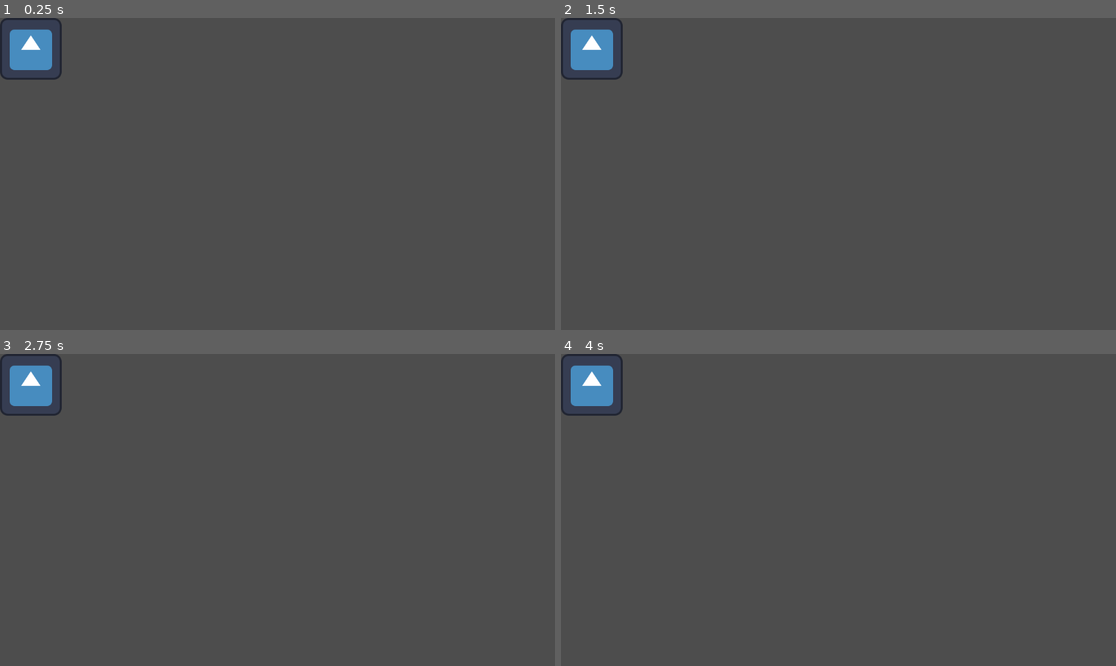
Above: before the commit, frames 1-4 (two rows, left to right).
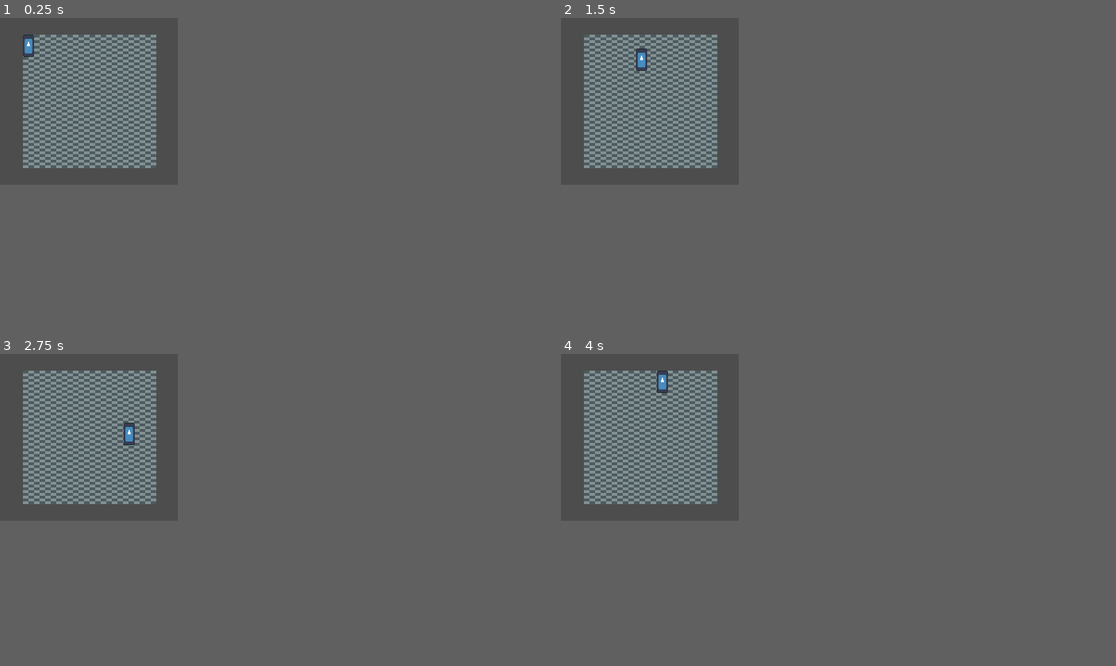
Above: after the commit, the same moments.

Repository: zach-sousa-dev/gdc-jam-1
Game: Godot game, scene res://scenes/test_environment.tscn
Two runs of this game, one before a commit and one after it. Both use one fixed random seed, a clock stepped at 60 frames per second and the inputs below. Before the commit the project has no main scene; this scene is started directly in both runs. The engine's default icon, where the game draws it, is replaced by a stand-in: a white triangle on a blue panel in a dark square.
Inputs:
- Up to frame 1 (0.25 s): no input
- Up to frame 2 (1.5 s): tap Enter at 0.5 s; hold D (move_right, bound only after the commit) 0.53-1.28 s; hold S (move_down, bound only after the commit) from 1.28 s (still down)
- Up to frame 3 (2.75 s): release S (move_down, bound only after the commit) at 2.03 s; hold D (move_right, bound only after the commit) from 2.03 s (still down)
- Up to frame 4 (4 s): release D (move_right, bound only after the commit) at 2.78 s; hold W (move_up, bound only after the commit) 2.78-3.53 s; hold A (move_left, bound only after the commit) from 3.53 s (still down)
In our replay, the window is 799x449 before the commit and 256x240 after it. These sizes can differ from the game's own. Grey fills any space a smaller window leaves; there, only what the larger window draws over its background counts as a difference.

The runs differ from the first frame. In frame 1, 6.2% of the frame differs, in the area x 0-29%, y 0-49%; in frame 2, 6.2%; in frame 3, 6.2%; in frame 4, 6.2%.

Commit message:
added basic movement

Diff:
--- a/project.godot
+++ b/project.godot
@@ -11,5 +11,34 @@
 [application]
 
 config/name="gdc-jam-1"
+run/main_scene="uid://ctsowiuwr1cga"
 config/features=PackedStringArray("4.4", "Forward Plus")
 config/icon="res://icon.svg"
+
+[display]
+
+window/size/viewport_width=256
+window/size/viewport_height=240
+
+[input]
+
+move_up={
+"deadzone": 0.2,
+"events": [Object(InputEventKey,"resource_local_to_scene":false,"resource_name":"","device":0,"window_id":0,"alt_pressed":false,"shift_pressed":false,"ctrl_pressed":false,"meta_pressed":false,"pressed":false,"keycode":0,"physical_keycode":87,"key_label":0,"unicode":0,"location":0,"echo":false,"script":null)
+]
+}
+move_down={
+"deadzone": 0.2,
+"events": [Object(InputEventKey,"resource_local_to_scene":false,"resource_name":"","device":0,"window_id":0,"alt_pressed":false,"shift_pressed":false,"ctrl_pressed":false,"meta_pressed":false,"pressed":false,"keycode":0,"physical_keycode":83,"key_label":0,"unicode":0,"location":0,"echo":false,"script":null)
+]
+}
+move_left={
+"deadzone": 0.2,
+"events": [Object(InputEventKey,"resource_local_to_scene":false,"resource_name":"","device":0,"window_id":0,"alt_pressed":false,"shift_pressed":false,"ctrl_pressed":false,"meta_pressed":false,"pressed":false,"keycode":0,"physical_keycode":65,"key_label":0,"unicode":0,"location":0,"echo":false,"script":null)
+]
+}
+move_right={
+"deadzone": 0.2,
+"events": [Object(InputEventKey,"resource_local_to_scene":false,"resource_name":"","device":0,"window_id":0,"alt_pressed":false,"shift_pressed":false,"ctrl_pressed":false,"meta_pressed":false,"pressed":false,"keycode":0,"physical_keycode":68,"key_label":0,"unicode":0,"location":0,"echo":false,"script":null)
+]
+}
--- /dev/null
+++ b/scenes/player.gd
@@ -0,0 +1,18 @@
+extends CharacterBody2D
+
+
+const SPEED = 100.0
+
+
+func _physics_process(delta: float) -> void:
+	var xDirection := Input.get_axis("move_left", "move_right")
+	var yDirection := Input.get_axis("move_up", "move_down")
+
+	var direction = Vector2(xDirection, yDirection).normalized()
+	if direction:
+		velocity = direction * SPEED
+	else:
+		velocity.x = move_toward(velocity.x, 0, SPEED)
+		velocity.y = move_toward(velocity.y, 0, SPEED)
+
+	move_and_slide()
--- a/scenes/test_environment.tscn
+++ b/scenes/test_environment.tscn
@@ -1,17 +1,749 @@
-[gd_scene load_steps=3 format=3 uid="uid://ctsowiuwr1cga"]
+[gd_scene load_steps=5 format=3 uid="uid://ctsowiuwr1cga"]
 
 [ext_resource type="Texture2D" uid="uid://dl1hm1ubpx7d4" path="res://icon.svg" id="1_uhjjb"]
+[ext_resource type="Texture2D" uid="uid://tkptebiy0xlm" path="res://assets/images/floor.png" id="2_b3mux"]
+[ext_resource type="Script" uid="uid://c5dyag01bq8y0" path="res://scenes/player.gd" id="2_nbain"]
 
 [sub_resource type="RectangleShape2D" id="RectangleShape2D_b3mux"]
+size = Vector2(16, 32)
 
 [node name="TestEnvironment" type="Node2D"]
 
-[node name="CharacterBody2D" type="CharacterBody2D" parent="."]
-
-[node name="Sprite2D" type="Sprite2D" parent="CharacterBody2D"]
-position = Vector2(64, 64)
+[node name="Floor" type="Node2D" parent="."]
+position = Vector2(33, 24)
+
+[node name="Floor" type="Sprite2D" parent="Floor"]
+texture_filter = 1
+position = Vector2(8, 8)
+texture = ExtResource("2_b3mux")
+
+[node name="Floor2" type="Sprite2D" parent="Floor"]
+texture_filter = 1
+position = Vector2(8, 24)
+texture = ExtResource("2_b3mux")
+
+[node name="Floor3" type="Sprite2D" parent="Floor"]
+texture_filter = 1
+position = Vector2(24, 8)
+texture = ExtResource("2_b3mux")
+
+[node name="Floor4" type="Sprite2D" parent="Floor"]
+texture_filter = 1
+position = Vector2(24, 24)
+texture = ExtResource("2_b3mux")
+
+[node name="Floor5" type="Sprite2D" parent="Floor"]
+texture_filter = 1
+position = Vector2(40, 8)
+texture = ExtResource("2_b3mux")
+
+[node name="Floor6" type="Sprite2D" parent="Floor"]
+texture_filter = 1
+position = Vector2(40, 24)
+texture = ExtResource("2_b3mux")
+
+[node name="Floor7" type="Sprite2D" parent="Floor"]
+texture_filter = 1
+position = Vector2(56, 8)
+texture = ExtResource("2_b3mux")
+
+[node name="Floor8" type="Sprite2D" parent="Floor"]
+texture_filter = 1
+position = Vector2(56, 24)
+texture = ExtResource("2_b3mux")
+
+[node name="Floor9" type="Sprite2D" parent="Floor"]
+texture_filter = 1
+position = Vector2(8, 40)
+texture = ExtResource("2_b3mux")
+
+[node name="Floor10" type="Sprite2D" parent="Floor"]
+texture_filter = 1
+position = Vector2(8, 56)
+texture = ExtResource("2_b3mux")
+
+[node name="Floor11" type="Sprite2D" parent="Floor"]
+texture_filter = 1
+position = Vector2(24, 40)
+texture = ExtResource("2_b3mux")
+
+[node name="Floor12" type="Sprite2D" parent="Floor"]
+texture_filter = 1
+position = Vector2(24, 56)
+texture = ExtResource("2_b3mux")
+
+[node name="Floor13" type="Sprite2D" parent="Floor"]
+texture_filter = 1
+position = Vector2(40, 40)
+texture = ExtResource("2_b3mux")
+
+[node name="Floor14" type="Sprite2D" parent="Floor"]
+texture_filter = 1
+position = Vector2(40, 56)
+texture = ExtResource("2_b3mux")
+
+[node name="Floor15" type="Sprite2D" parent="Floor"]
+texture_filter = 1
+position = Vector2(56, 40)
+texture = ExtResource("2_b3mux")
+
+[node name="Floor16" type="Sprite2D" parent="Floor"]
+texture_filter = 1
+position = Vector2(56, 56)
+texture = ExtResource("2_b3mux")
+
+[node name="Floor17" type="Sprite2D" parent="Floor"]
+texture_filter = 1
+position = Vector2(72, 8)
+texture = ExtResource("2_b3mux")
+
+[node name="Floor18" type="Sprite2D" parent="Floor"]
+texture_filter = 1
+position = Vector2(72, 24)
+texture = ExtResource("2_b3mux")
+
+[node name="Floor19" type="Sprite2D" parent="Floor"]
+texture_filter = 1
+position = Vector2(88, 8)
+texture = ExtResource("2_b3mux")
+
+[node name="Floor20" type="Sprite2D" parent="Floor"]
+texture_filter = 1
+position = Vector2(88, 24)
+texture = ExtResource("2_b3mux")
+
+[node name="Floor21" type="Sprite2D" parent="Floor"]
+texture_filter = 1
+position = Vector2(104, 8)
+texture = ExtResource("2_b3mux")
+
+[node name="Floor22" type="Sprite2D" parent="Floor"]
+texture_filter = 1
+position = Vector2(104, 24)
+texture = ExtResource("2_b3mux")
+
+[node name="Floor23" type="Sprite2D" parent="Floor"]
+texture_filter = 1
+position = Vector2(120, 8)
+texture = ExtResource("2_b3mux")
+
+[node name="Floor24" type="Sprite2D" parent="Floor"]
+texture_filter = 1
+position = Vector2(120, 24)
+texture = ExtResource("2_b3mux")
+
+[node name="Floor25" type="Sprite2D" parent="Floor"]
+texture_filter = 1
+position = Vector2(72, 40)
+texture = ExtResource("2_b3mux")
+
+[node name="Floor26" type="Sprite2D" parent="Floor"]
+texture_filter = 1
+position = Vector2(72, 56)
+texture = ExtResource("2_b3mux")
+
+[node name="Floor27" type="Sprite2D" parent="Floor"]
+texture_filter = 1
+position = Vector2(88, 40)
+texture = ExtResource("2_b3mux")
+
+[node name="Floor28" type="Sprite2D" parent="Floor"]
+texture_filter = 1
+position = Vector2(88, 56)
+texture = ExtResource("2_b3mux")
+
+[node name="Floor29" type="Sprite2D" parent="Floor"]
+texture_filter = 1
+position = Vector2(104, 40)
+texture = ExtResource("2_b3mux")
+
+[node name="Floor30" type="Sprite2D" parent="Floor"]
+texture_filter = 1
+position = Vector2(104, 56)
+texture = ExtResource("2_b3mux")
+
+[node name="Floor31" type="Sprite2D" parent="Floor"]
+texture_filter = 1
+position = Vector2(120, 40)
+texture = ExtResource("2_b3mux")
+
+[node name="Floor32" type="Sprite2D" parent="Floor"]
+texture_filter = 1
+position = Vector2(120, 56)
+texture = ExtResource("2_b3mux")
+
+[node name="Floor33" type="Sprite2D" parent="Floor"]
+texture_filter = 1
+position = Vector2(136, 8)
+texture = ExtResource("2_b3mux")
+
+[node name="Floor34" type="Sprite2D" parent="Floor"]
+texture_filter = 1
+position = Vector2(136, 24)
+texture = ExtResource("2_b3mux")
+
+[node name="Floor35" type="Sprite2D" parent="Floor"]
+texture_filter = 1
+position = Vector2(152, 8)
+texture = ExtResource("2_b3mux")
+
+[node name="Floor36" type="Sprite2D" parent="Floor"]
+texture_filter = 1
+position = Vector2(152, 24)
+texture = ExtResource("2_b3mux")
+
+[node name="Floor37" type="Sprite2D" parent="Floor"]
+texture_filter = 1
+position = Vector2(168, 8)
+texture = ExtResource("2_b3mux")
+
+[node name="Floor38" type="Sprite2D" parent="Floor"]
+texture_filter = 1
+position = Vector2(168, 24)
+texture = ExtResource("2_b3mux")
+
+[node name="Floor39" type="Sprite2D" parent="Floor"]
+texture_filter = 1
+position = Vector2(184, 8)
+texture = ExtResource("2_b3mux")
+
+[node name="Floor40" type="Sprite2D" parent="Floor"]
+texture_filter = 1
+position = Vector2(184, 24)
+texture = ExtResource("2_b3mux")
+
+[node name="Floor41" type="Sprite2D" parent="Floor"]
+texture_filter = 1
+position = Vector2(136, 40)
+texture = ExtResource("2_b3mux")
+
+[node name="Floor42" type="Sprite2D" parent="Floor"]
+texture_filter = 1
+position = Vector2(136, 56)
+texture = ExtResource("2_b3mux")
+
+[node name="Floor43" type="Sprite2D" parent="Floor"]
+texture_filter = 1
+position = Vector2(152, 40)
+texture = ExtResource("2_b3mux")
+
+[node name="Floor44" type="Sprite2D" parent="Floor"]
+texture_filter = 1
+position = Vector2(152, 56)
+texture = ExtResource("2_b3mux")
+
+[node name="Floor45" type="Sprite2D" parent="Floor"]
+texture_filter = 1
+position = Vector2(168, 40)
+texture = ExtResource("2_b3mux")
+
+[node name="Floor46" type="Sprite2D" parent="Floor"]
+texture_filter = 1
+position = Vector2(168, 56)
+texture = ExtResource("2_b3mux")
+
+[node name="Floor47" type="Sprite2D" parent="Floor"]
+texture_filter = 1
+position = Vector2(184, 40)
+texture = ExtResource("2_b3mux")
+
+[node name="Floor48" type="Sprite2D" parent="Floor"]
+texture_filter = 1
+position = Vector2(184, 56)
+texture = ExtResource("2_b3mux")
+
+[node name="Floor49" type="Sprite2D" parent="Floor"]
+texture_filter = 1
+position = Vector2(8, 72)
+texture = ExtResource("2_b3mux")
+
+[node name="Floor50" type="Sprite2D" parent="Floor"]
+texture_filter = 1
+position = Vector2(8, 88)
+texture = ExtResource("2_b3mux")
+
+[node name="Floor51" type="Sprite2D" parent="Floor"]
+texture_filter = 1
+position = Vector2(24, 72)
+texture = ExtResource("2_b3mux")
+
+[node name="Floor52" type="Sprite2D" parent="Floor"]
+texture_filter = 1
+position = Vector2(24, 88)
+texture = ExtResource("2_b3mux")
+
+[node name="Floor53" type="Sprite2D" parent="Floor"]
+texture_filter = 1
+position = Vector2(40, 72)
+texture = ExtResource("2_b3mux")
+
+[node name="Floor54" type="Sprite2D" parent="Floor"]
+texture_filter = 1
+position = Vector2(40, 88)
+texture = ExtResource("2_b3mux")
+
+[node name="Floor55" type="Sprite2D" parent="Floor"]
+texture_filter = 1
+position = Vector2(56, 72)
+texture = ExtResource("2_b3mux")
+
+[node name="Floor56" type="Sprite2D" parent="Floor"]
+texture_filter = 1
+position = Vector2(56, 88)
+texture = ExtResource("2_b3mux")
+
+[node name="Floor57" type="Sprite2D" parent="Floor"]
+texture_filter = 1
+position = Vector2(8, 104)
+texture = ExtResource("2_b3mux")
+
+[node name="Floor58" type="Sprite2D" parent="Floor"]
+texture_filter = 1
+position = Vector2(8, 120)
+texture = ExtResource("2_b3mux")
+
+[node name="Floor59" type="Sprite2D" parent="Floor"]
+texture_filter = 1
+position = Vector2(24, 104)
+texture = ExtResource("2_b3mux")
+
+[node name="Floor60" type="Sprite2D" parent="Floor"]
+texture_filter = 1
+position = Vector2(24, 120)
+texture = ExtResource("2_b3mux")
+
+[node name="Floor61" type="Sprite2D" parent="Floor"]
+texture_filter = 1
+position = Vector2(40, 104)
+texture = ExtResource("2_b3mux")
+
+[node name="Floor62" type="Sprite2D" parent="Floor"]
+texture_filter = 1
+position = Vector2(40, 120)
+texture = ExtResource("2_b3mux")
+
+[node name="Floor63" type="Sprite2D" parent="Floor"]
+texture_filter = 1
+position = Vector2(56, 104)
+texture = ExtResource("2_b3mux")
+
+[node name="Floor64" type="Sprite2D" parent="Floor"]
+texture_filter = 1
+position = Vector2(56, 120)
+texture = ExtResource("2_b3mux")
+
+[node name="Floor65" type="Sprite2D" parent="Floor"]
+texture_filter = 1
+position = Vector2(72, 72)
+texture = ExtResource("2_b3mux")
+
+[node name="Floor66" type="Sprite2D" parent="Floor"]
+texture_filter = 1
+position = Vector2(72, 88)
+texture = ExtResource("2_b3mux")
+
+[node name="Floor67" type="Sprite2D" parent="Floor"]
+texture_filter = 1
+position = Vector2(88, 72)
+texture = ExtResource("2_b3mux")
+
+[node name="Floor68" type="Sprite2D" parent="Floor"]
+texture_filter = 1
+position = Vector2(88, 88)
+texture = ExtResource("2_b3mux")
+
+[node name="Floor69" type="Sprite2D" parent="Floor"]
+texture_filter = 1
+position = Vector2(104, 72)
+texture = ExtResource("2_b3mux")
+
+[node name="Floor70" type="Sprite2D" parent="Floor"]
+texture_filter = 1
+position = Vector2(104, 88)
+texture = ExtResource("2_b3mux")
+
+[node name="Floor71" type="Sprite2D" parent="Floor"]
+texture_filter = 1
+position = Vector2(120, 72)
+texture = ExtResource("2_b3mux")
+
+[node name="Floor72" type="Sprite2D" parent="Floor"]
+texture_filter = 1
+position = Vector2(120, 88)
+texture = ExtResource("2_b3mux")
+
+[node name="Floor73" type="Sprite2D" parent="Floor"]
+texture_filter = 1
+position = Vector2(72, 104)
+texture = ExtResource("2_b3mux")
+
+[node name="Floor74" type="Sprite2D" parent="Floor"]
+texture_filter = 1
+position = Vector2(72, 120)
+texture = ExtResource("2_b3mux")
+
+[node name="Floor75" type="Sprite2D" parent="Floor"]
+texture_filter = 1
+position = Vector2(88, 104)
+texture = ExtResource("2_b3mux")
+
+[node name="Floor76" type="Sprite2D" parent="Floor"]
+texture_filter = 1
+position = Vector2(88, 120)
+texture = ExtResource("2_b3mux")
+
+[node name="Floor77" type="Sprite2D" parent="Floor"]
+texture_filter = 1
+position = Vector2(104, 104)
+texture = ExtResource("2_b3mux")
+
+[node name="Floor78" type="Sprite2D" parent="Floor"]
+texture_filter = 1
+position = Vector2(104, 120)
+texture = ExtResource("2_b3mux")
+
+[node name="Floor79" type="Sprite2D" parent="Floor"]
+texture_filter = 1
+position = Vector2(120, 104)
+texture = ExtResource("2_b3mux")
+
+[node name="Floor80" type="Sprite2D" parent="Floor"]
+texture_filter = 1
+position = Vector2(120, 120)
+texture = ExtResource("2_b3mux")
+
+[node name="Floor81" type="Sprite2D" parent="Floor"]
+texture_filter = 1
+position = Vector2(136, 72)
+texture = ExtResource("2_b3mux")
+
+[node name="Floor82" type="Sprite2D" parent="Floor"]
+texture_filter = 1
+position = Vector2(136, 88)
+texture = ExtResource("2_b3mux")
+
+[node name="Floor83" type="Sprite2D" parent="Floor"]
+texture_filter = 1
+position = Vector2(152, 72)
+texture = ExtResource("2_b3mux")
+
+[node name="Floor84" type="Sprite2D" parent="Floor"]
+texture_filter = 1
+position = Vector2(152, 88)
+texture = ExtResource("2_b3mux")
+
+[node name="Floor85" type="Sprite2D" parent="Floor"]
+texture_filter = 1
+position = Vector2(168, 72)
+texture = ExtResource("2_b3mux")
+
+[node name="Floor86" type="Sprite2D" parent="Floor"]
+texture_filter = 1
+position = Vector2(168, 88)
+texture = ExtResource("2_b3mux")
+
+[node name="Floor87" type="Sprite2D" parent="Floor"]
+texture_filter = 1
+position = Vector2(184, 72)
+texture = ExtResource("2_b3mux")
+
+[node name="Floor88" type="Sprite2D" parent="Floor"]
+texture_filter = 1
+position = Vector2(184, 88)
+texture = ExtResource("2_b3mux")
+
+[node name="Floor89" type="Sprite2D" parent="Floor"]
+texture_filter = 1
+position = Vector2(136, 104)
+texture = ExtResource("2_b3mux")
+
+[node name="Floor90" type="Sprite2D" parent="Floor"]
+texture_filter = 1
+position = Vector2(136, 120)
+texture = ExtResource("2_b3mux")
+
+[node name="Floor91" type="Sprite2D" parent="Floor"]
+texture_filter = 1
+position = Vector2(152, 104)
+texture = ExtResource("2_b3mux")
+
+[node name="Floor92" type="Sprite2D" parent="Floor"]
+texture_filter = 1
+position = Vector2(152, 120)
+texture = ExtResource("2_b3mux")
+
+[node name="Floor93" type="Sprite2D" parent="Floor"]
+texture_filter = 1
+position = Vector2(168, 104)
+texture = ExtResource("2_b3mux")
+
+[node name="Floor94" type="Sprite2D" parent="Floor"]
+texture_filter = 1
+position = Vector2(168, 120)
+texture = ExtResource("2_b3mux")
+
+[node name="Floor95" type="Sprite2D" parent="Floor"]
+texture_filter = 1
+position = Vector2(184, 104)
+texture = ExtResource("2_b3mux")
+
+[node name="Floor96" type="Sprite2D" parent="Floor"]
+texture_filter = 1
+position = Vector2(184, 120)
+texture = ExtResource("2_b3mux")
+
+[node name="Floor97" type="Sprite2D" parent="Floor"]
+texture_filter = 1
+position = Vector2(8, 136)
+texture = ExtResource("2_b3mux")
+
+[node name="Floor98" type="Sprite2D" parent="Floor"]
+texture_filter = 1
+position = Vector2(8, 152)
+texture = ExtResource("2_b3mux")
+
+[node name="Floor99" type="Sprite2D" parent="Floor"]
+texture_filter = 1
+position = Vector2(24, 136)
+texture = ExtResource("2_b3mux")
+
+[node name="Floor100" type="Sprite2D" parent="Floor"]
+texture_filter = 1
+position = Vector2(24, 152)
+texture = ExtResource("2_b3mux")
+
+[node name="Floor101" type="Sprite2D" parent="Floor"]
+texture_filter = 1
+position = Vector2(40, 136)
+texture = ExtResource("2_b3mux")
+
+[node name="Floor102" type="Sprite2D" parent="Floor"]
+texture_filter = 1
+position = Vector2(40, 152)
+texture = ExtResource("2_b3mux")
+
+[node name="Floor103" type="Sprite2D" parent="Floor"]
+texture_filter = 1
+position = Vector2(56, 136)
+texture = ExtResource("2_b3mux")
+
+[node name="Floor104" type="Sprite2D" parent="Floor"]
+texture_filter = 1
+position = Vector2(56, 152)
+texture = ExtResource("2_b3mux")
+
+[node name="Floor105" type="Sprite2D" parent="Floor"]
+texture_filter = 1
+position = Vector2(8, 168)
+texture = ExtResource("2_b3mux")
+
+[node name="Floor106" type="Sprite2D" parent="Floor"]
+texture_filter = 1
+position = Vector2(8, 184)
+texture = ExtResource("2_b3mux")
+
+[node name="Floor107" type="Sprite2D" parent="Floor"]
+texture_filter = 1
+position = Vector2(24, 168)
+texture = ExtResource("2_b3mux")
+
+[node name="Floor108" type="Sprite2D" parent="Floor"]
+texture_filter = 1
+position = Vector2(24, 184)
+texture = ExtResource("2_b3mux")
+
+[node name="Floor109" type="Sprite2D" parent="Floor"]
+texture_filter = 1
+position = Vector2(40, 168)
+texture = ExtResource("2_b3mux")
+
+[node name="Floor110" type="Sprite2D" parent="Floor"]
+texture_filter = 1
+position = Vector2(40, 184)
+texture = ExtResource("2_b3mux")
+
+[node name="Floor111" type="Sprite2D" parent="Floor"]
+texture_filter = 1
+position = Vector2(56, 168)
+texture = ExtResource("2_b3mux")
+
+[node name="Floor112" type="Sprite2D" parent="Floor"]
+texture_filter = 1
+position = Vector2(56, 184)
+texture = ExtResource("2_b3mux")
+
+[node name="Floor113" type="Sprite2D" parent="Floor"]
+texture_filter = 1
+position = Vector2(72, 136)
+texture = ExtResource("2_b3mux")
+
+[node name="Floor114" type="Sprite2D" parent="Floor"]
+texture_filter = 1
+position = Vector2(72, 152)
+texture = ExtResource("2_b3mux")
+
+[node name="Floor115" type="Sprite2D" parent="Floor"]
+texture_filter = 1
+position = Vector2(88, 136)
+texture = ExtResource("2_b3mux")
+
+[node name="Floor116" type="Sprite2D" parent="Floor"]
+texture_filter = 1
+position = Vector2(88, 152)
+texture = ExtResource("2_b3mux")
+
+[node name="Floor117" type="Sprite2D" parent="Floor"]
+texture_filter = 1
+position = Vector2(104, 136)
+texture = ExtResource("2_b3mux")
+
+[node name="Floor118" type="Sprite2D" parent="Floor"]
+texture_filter = 1
+position = Vector2(104, 152)
+texture = ExtResource("2_b3mux")
+
+[node name="Floor119" type="Sprite2D" parent="Floor"]
+texture_filter = 1
+position = Vector2(120, 136)
+texture = ExtResource("2_b3mux")
+
+[node name="Floor120" type="Sprite2D" parent="Floor"]
+texture_filter = 1
+position = Vector2(120, 152)
+texture = ExtResource("2_b3mux")
+
+[node name="Floor121" type="Sprite2D" parent="Floor"]
+texture_filter = 1
+position = Vector2(72, 168)
+texture = ExtResource("2_b3mux")
+
+[node name="Floor122" type="Sprite2D" parent="Floor"]
+texture_filter = 1
+position = Vector2(72, 184)
+texture = ExtResource("2_b3mux")
+
+[node name="Floor123" type="Sprite2D" parent="Floor"]
+texture_filter = 1
+position = Vector2(88, 168)
+texture = ExtResource("2_b3mux")
+
+[node name="Floor124" type="Sprite2D" parent="Floor"]
+texture_filter = 1
+position = Vector2(88, 184)
+texture = ExtResource("2_b3mux")
+
+[node name="Floor125" type="Sprite2D" parent="Floor"]
+texture_filter = 1
+position = Vector2(104, 168)
+texture = ExtResource("2_b3mux")
+
+[node name="Floor126" type="Sprite2D" parent="Floor"]
+texture_filter = 1
+position = Vector2(104, 184)
+texture = ExtResource("2_b3mux")
+
+[node name="Floor127" type="Sprite2D" parent="Floor"]
+texture_filter = 1
+position = Vector2(120, 168)
+texture = ExtResource("2_b3mux")
+
+[node name="Floor128" type="Sprite2D" parent="Floor"]
+texture_filter = 1
+position = Vector2(120, 184)
+texture = ExtResource("2_b3mux")
+
+[node name="Floor129" type="Sprite2D" parent="Floor"]
+texture_filter = 1
+position = Vector2(136, 136)
+texture = ExtResource("2_b3mux")
+
+[node name="Floor130" type="Sprite2D" parent="Floor"]
+texture_filter = 1
+position = Vector2(136, 152)
+texture = ExtResource("2_b3mux")
+
+[node name="Floor131" type="Sprite2D" parent="Floor"]
+texture_filter = 1
+position = Vector2(152, 136)
+texture = ExtResource("2_b3mux")
+
+[node name="Floor132" type="Sprite2D" parent="Floor"]
+texture_filter = 1
+position = Vector2(152, 152)
+texture = ExtResource("2_b3mux")
+
+[node name="Floor133" type="Sprite2D" parent="Floor"]
+texture_filter = 1
+position = Vector2(168, 136)
+texture = ExtResource("2_b3mux")
+
+[node name="Floor134" type="Sprite2D" parent="Floor"]
+texture_filter = 1
+position = Vector2(168, 152)
+texture = ExtResource("2_b3mux")
+
+[node name="Floor135" type="Sprite2D" parent="Floor"]
+texture_filter = 1
+position = Vector2(184, 136)
+texture = ExtResource("2_b3mux")
+
+[node name="Floor136" type="Sprite2D" parent="Floor"]
+texture_filter = 1
+position = Vector2(184, 152)
+texture = ExtResource("2_b3mux")
+
+[node name="Floor137" type="Sprite2D" parent="Floor"]
+texture_filter = 1
+position = Vector2(136, 168)
+texture = ExtResource("2_b3mux")
+
+[node name="Floor138" type="Sprite2D" parent="Floor"]
+texture_filter = 1
+position = Vector2(136, 184)
+texture = ExtResource("2_b3mux")
+
+[node name="Floor139" type="Sprite2D" parent="Floor"]
+texture_filter = 1
+position = Vector2(152, 168)
+texture = ExtResource("2_b3mux")
+
+[node name="Floor140" type="Sprite2D" parent="Floor"]
+texture_filter = 1
+position = Vector2(152, 184)
+texture = ExtResource("2_b3mux")
+
+[node name="Floor141" type="Sprite2D" parent="Floor"]
+texture_filter = 1
+position = Vector2(168, 168)
+texture = ExtResource("2_b3mux")
+
+[node name="Floor142" type="Sprite2D" parent="Floor"]
+texture_filter = 1
+position = Vector2(168, 184)
+texture = ExtResource("2_b3mux")
+
+[node name="Floor143" type="Sprite2D" parent="Floor"]
+texture_filter = 1
+position = Vector2(184, 168)
+texture = ExtResource("2_b3mux")
+
+[node name="Floor144" type="Sprite2D" parent="Floor"]
+texture_filter = 1
+position = Vector2(184, 184)
+texture = ExtResource("2_b3mux")
+
+[node name="player" type="CharacterBody2D" parent="."]
+position = Vector2(33, 24)
+script = ExtResource("2_nbain")
+
+[node name="Sprite2D" type="Sprite2D" parent="player"]
+position = Vector2(8, 16)
+scale = Vector2(0.125, 0.25)
 texture = ExtResource("1_uhjjb")
 
-[node name="CollisionShape2D" type="CollisionShape2D" parent="CharacterBody2D"]
-position = Vector2(10, 10)
+[node name="CollisionShape2D" type="CollisionShape2D" parent="player"]
+position = Vector2(8, 16)
 shape = SubResource("RectangleShape2D_b3mux")
+
+[node name="Camera2D" type="Camera2D" parent="."]
+anchor_mode = 0
Not shown, added: scenes/player.gd.uid
